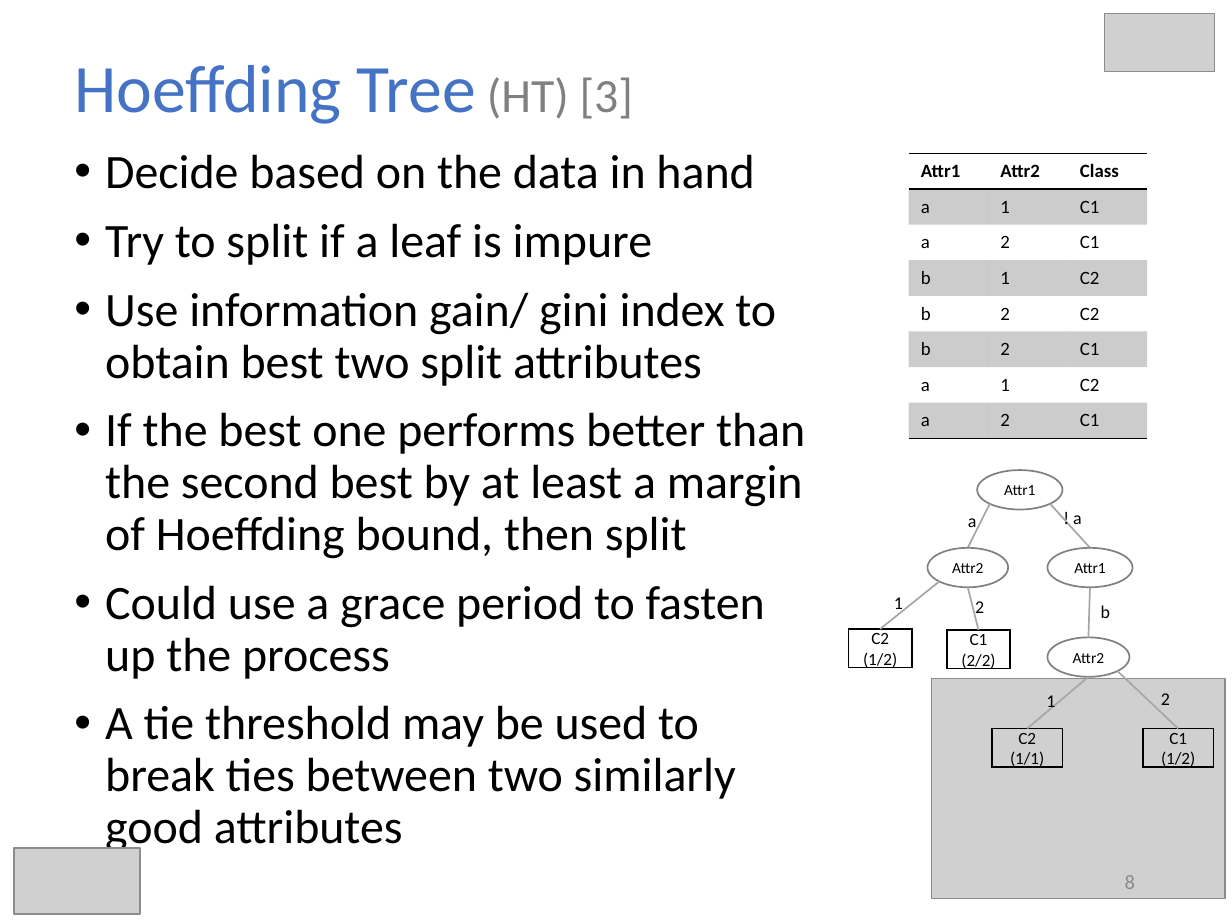
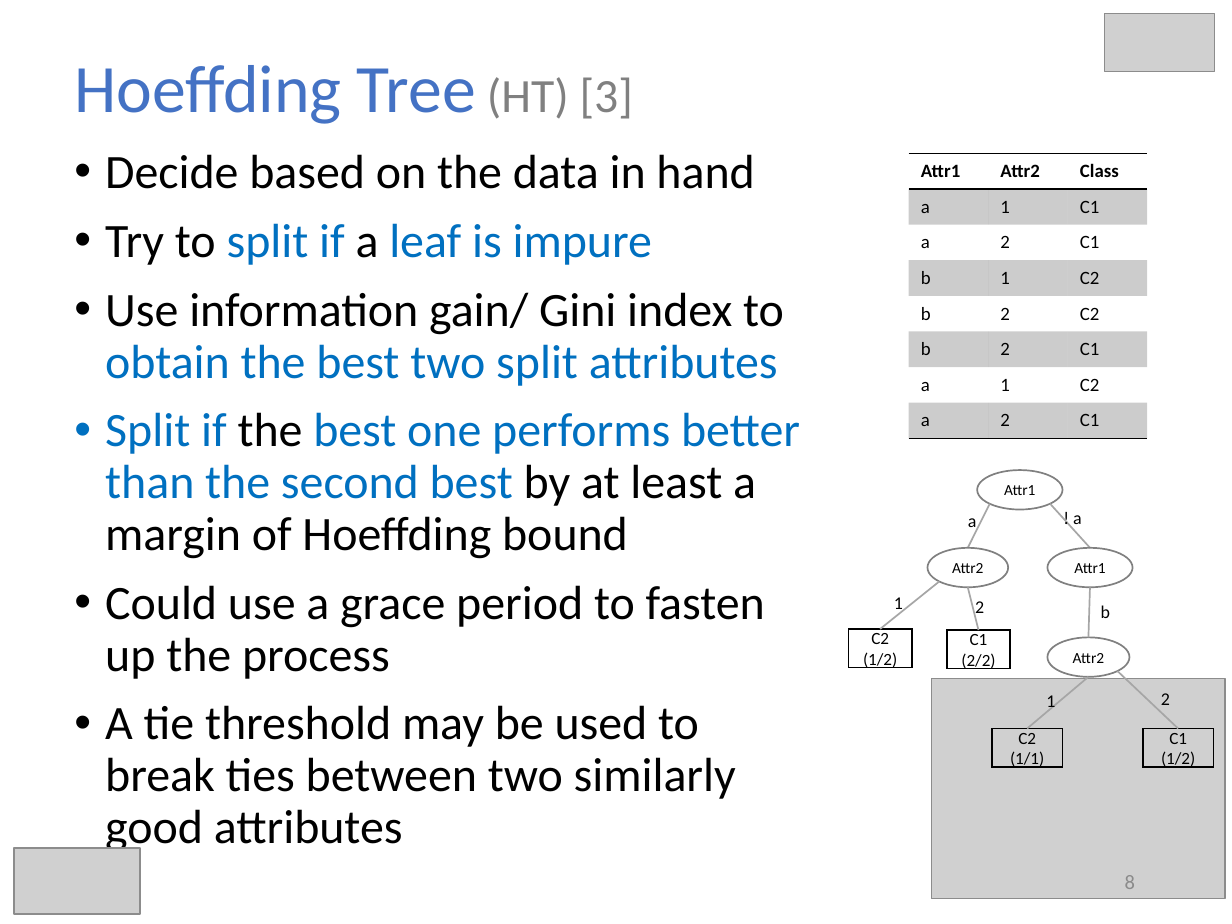
Before and after one commit to hmsgit/minestream, a slide deck: slide 8 of presentation/thesis.pptx. Drawn at 1232x924 pixels with LibreOffice and Linux fonts; fonts in the diff are those of the drawing; grey boxes stand for pictures. Boxes give left, top, right and bottom in pixels: in the first picture for what was removed or moved away, otherwise in the second. Text is boxed around its words. In the diff, an @@ line names an element or a change of style, - is before the commit and + after.

```diff
--- a/presentation/thesis.pptx
+++ b/presentation/thesis.pptx
@@ text at [105,223,652,265]: text colour #000000 to #0070C0 in "split if leaf is impure" @@
@@ text at [105,292,800,559]: text changed; text colour #000000 to #0070C0 @@
-• Use information gain/ gini index to obtain best two split attributes
-• If the best one performs better than the second best by at least a margin of Hoeffding bound, then split
+• Use information gain/ Gini index to obtain the best two split attributes
+• Split if the best one performs better than the second best by at least a margin of Hoeffding bound
```
Also in this commit, not shown: 18 other slides changed, 2 slides added.
